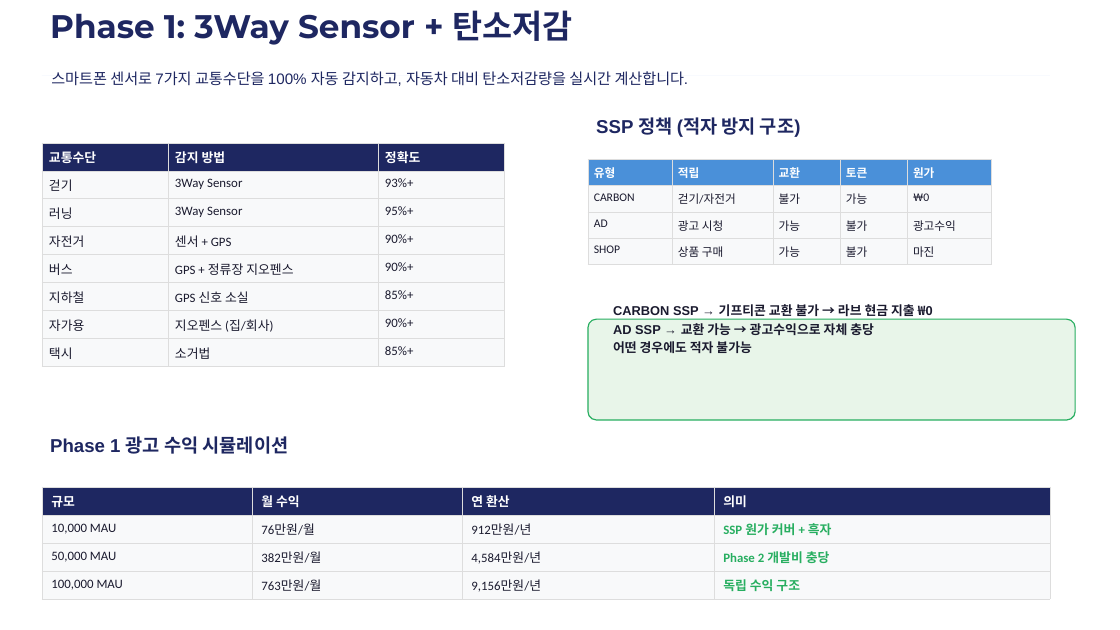
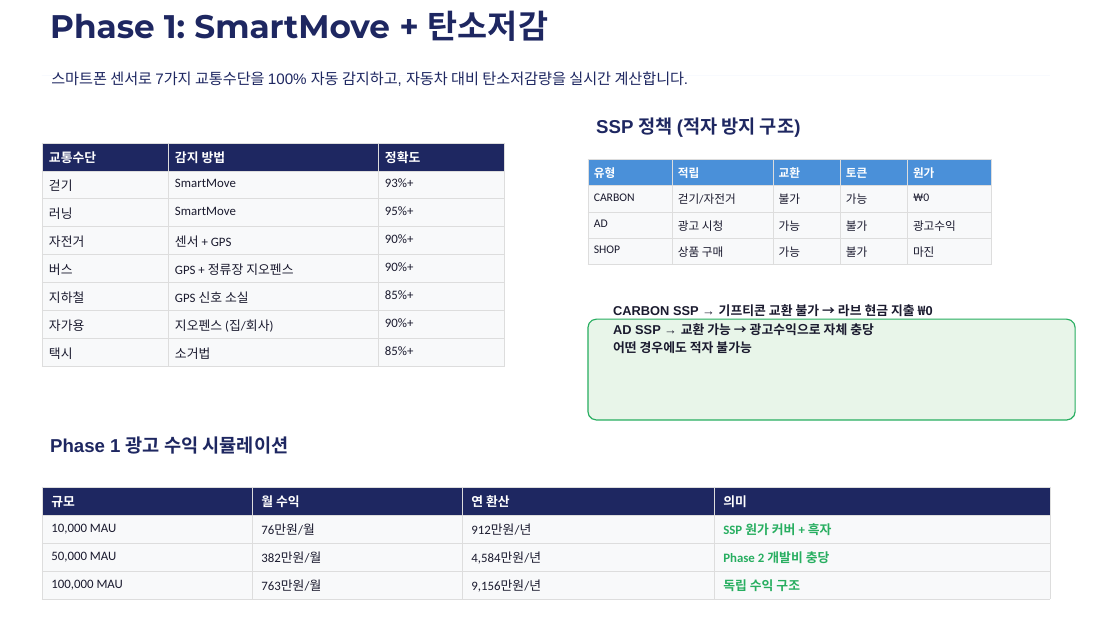
Before and after one commit to goldencircle1109/app-renewal, a slide deck: slide 5 of docs/shareholder/WB_App_Renewal_Shareholder_Report_2026.pptx. Drawn at 1120x630 pixels with LibreOffice and Linux fonts; fonts in the diff are those of the drawing. Boxes give left, top, right and bottom in pixels: in the first picture for what was removed or moved away, otherwise in the second. Text is boxed around its words. In the diff, an @@ line names an element or a change of style, - is before the commit and + after.

```diff
--- a/docs/shareholder/WB_App_Renewal_Shareholder_Report_2026.pptx
+++ b/docs/shareholder/WB_App_Renewal_Shareholder_Report_2026.pptx
@@ text at [50,10,548,41]: text changed @@
-Phase 1: 3Way Sensor + 탄소저감
+Phase 1: SmartMove + 탄소저감
@@ table at [42,143,504,363] @@
-row 2, column 2: 3Way Sensor
+row 2, column 2: SmartMove
-row 3, column 2: 3Way Sensor
+row 3, column 2: SmartMove
```
Also in this commit, not shown: 1 other slide changed, 3 other files.
